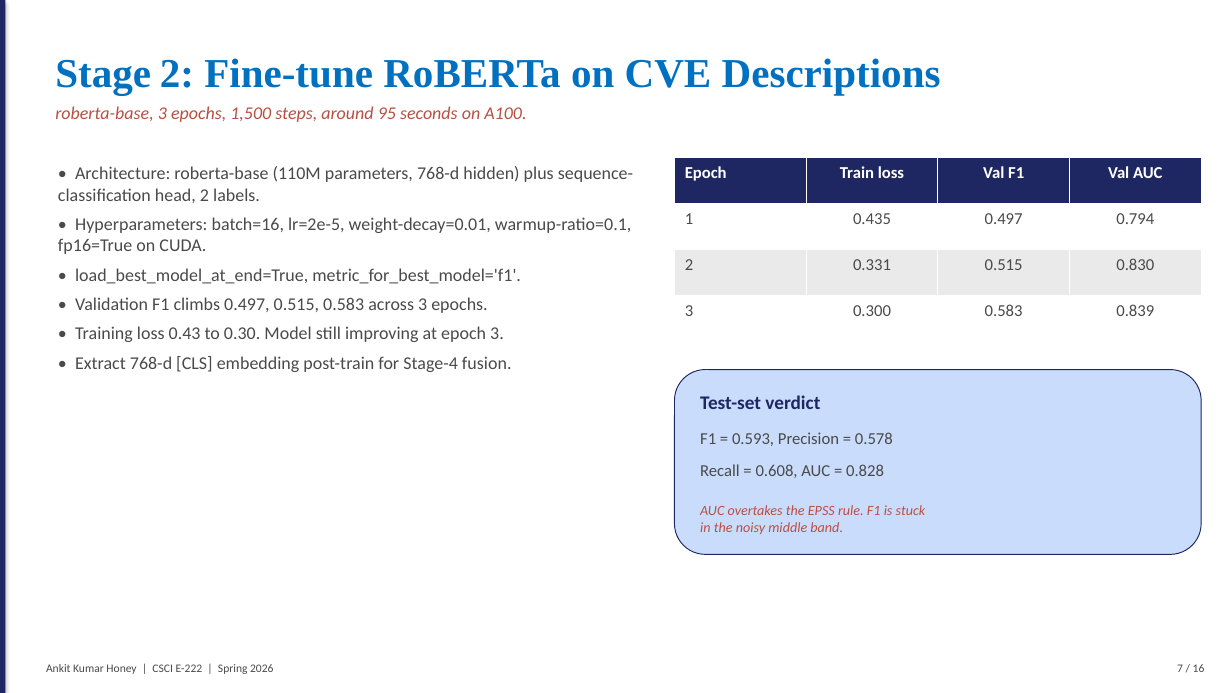
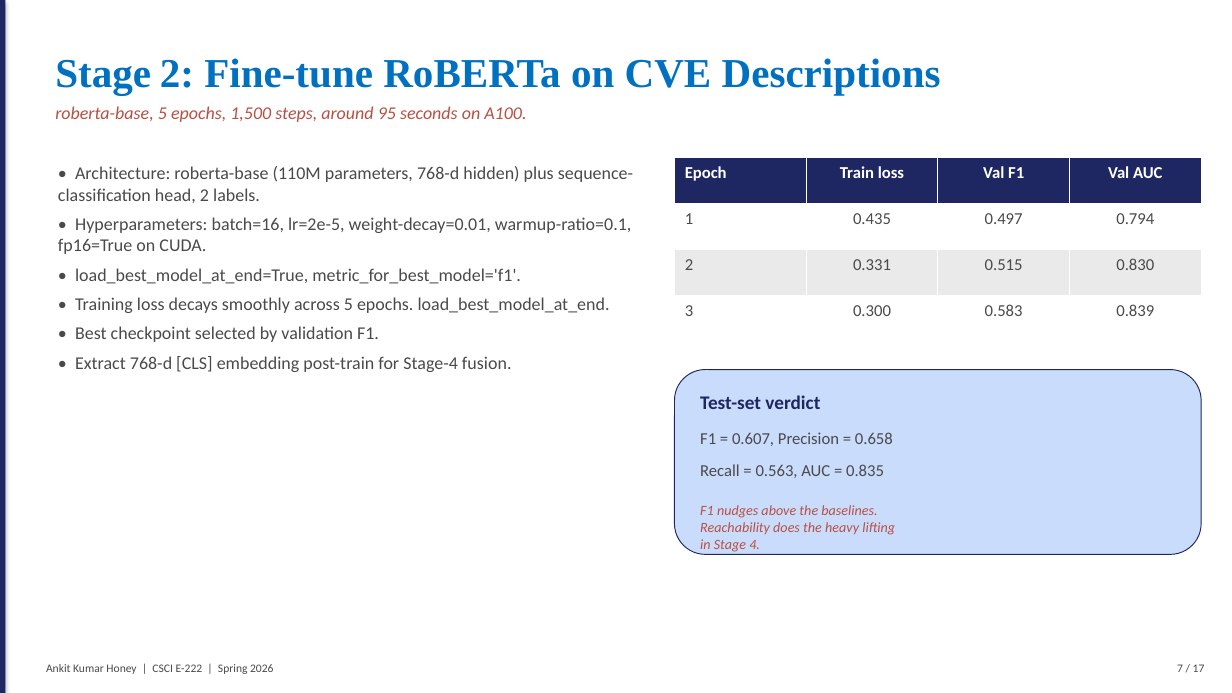
Before and after one commit to honeyankit/reachability-llm, a slide deck: slide 7 of reports/FalsePositive_SupplyChain_Honey.pptx. Drawn at 1232x693 pixels with LibreOffice and Linux fonts; fonts in the diff are those of the drawing. Boxes give left, top, right and bottom in pixels: in the first picture for what was removed or moved away, otherwise in the second. Text is boxed around its words. In the diff, an @@ line names an element or a change of style, - is before the commit and + after.

```diff
--- a/reports/FalsePositive_SupplyChain_Honey.pptx
+++ b/reports/FalsePositive_SupplyChain_Honey.pptx
@@ text at [55,106,526,122]: text changed @@
-roberta-base, 3 epochs, 1,500 steps, around 95 seconds on A100.
+roberta-base, 5 epochs, 1,500 steps, around 95 seconds on A100.
@@ text at [75,297,610,342]: text changed @@
-• Validation F1 climbs 0.497, 0.515, 0.583 across 3 epochs.
-• Training loss 0.43 to 0.30. Model still improving at epoch 3.
+• Training loss decays smoothly across 5 epochs. load_best_model_at_end.
+• Best checkpoint selected by validation F1.
@@ text at [700,432,893,446]: text changed @@
-F1 = 0.593, Precision = 0.578
+F1 = 0.607, Precision = 0.658
@@ text at [700,464,884,478]: text changed @@
-Recall = 0.608, AUC = 0.828
+Recall = 0.563, AUC = 0.835
@@ text at [700,505,895,552]: text changed @@
-AUC overtakes the EPSS rule. F1 is stuck
-in the noisy middle band.
+F1 nudges above the baselines.
+Reachability does the heavy lifting
+in Stage 4.
@@ text at [1177,664,1205,672]: text changed @@
-7 / 16
+7 / 17
```
Also in this commit, not shown: 14 other slides changed, 2 slides added, 1 slide removed, 5 other files.
